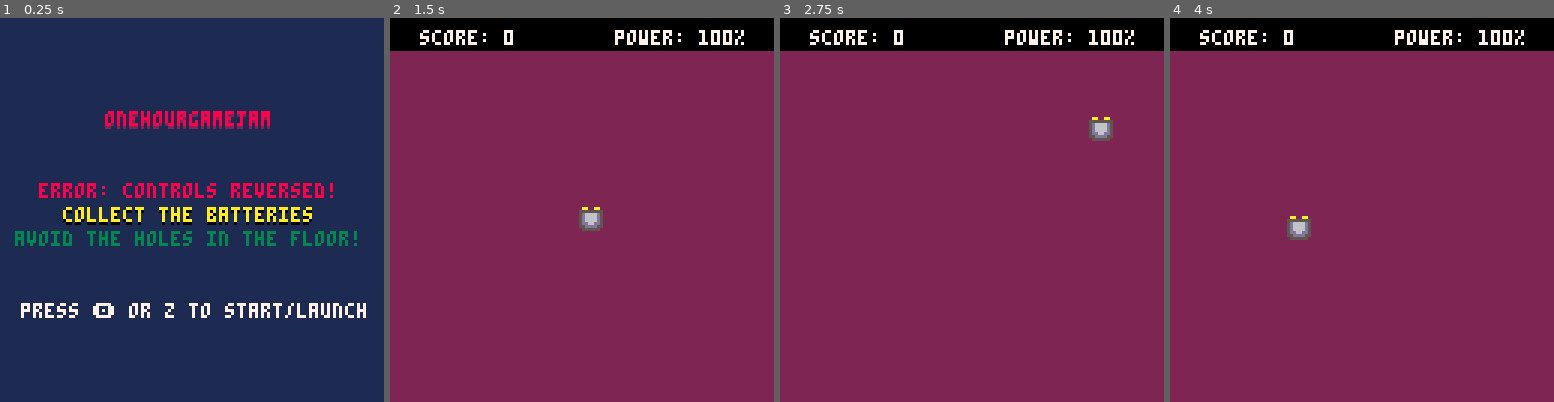
Above: before the commit, frames 1-4 (left to right).
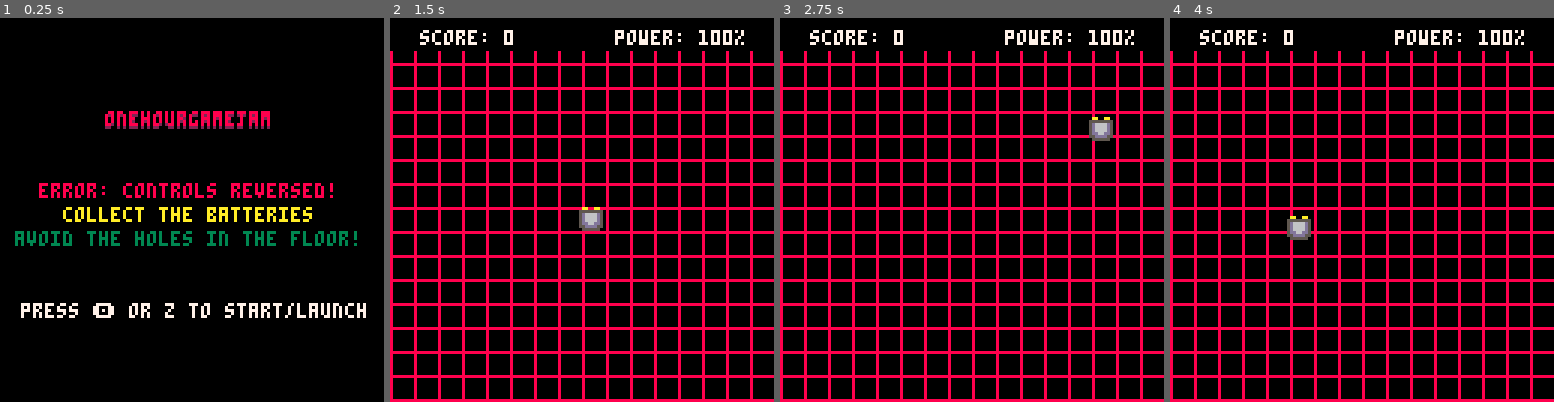
Above: after the commit, the same moments.

Repository: ojdon/1hgj-71-faulty-robot
Game: PICO-8 cartridge reversed.p8
The game is run twice, just before and just after one commit, with the same random seed, the same clock (stepped at 60 frames per second) and the same inputs.
Inputs:
- Up to frame 1 (0.25 s): no input
- Up to frame 2 (1.5 s): tap O (Z key) at 0.33, 0.7, 1.43 s
- Up to frame 3 (2.75 s): hold Left 1.97-2.37 s; tap O (Z key) at 2.22 s; hold Down from 2.42 s (still down)
- Up to frame 4 (4 s): release Down at 2.82 s; hold Right 2.87-3.53 s; tap O (Z key) at 3.1, 3.98 s; hold Up from 3.58 s (still down)

The runs differ from the first frame. In frame 1, 93% of the frame differs, in the area x 0-100%, y 0-100%; in frame 2, 91%; in frame 3, 91%; in frame 4, 91%.

Commit message:
Background map added

Diff:
--- a/reversed.p8
+++ b/reversed.p8
@@ -78,7 +78,7 @@
 	hole.y = abs(flr(rnd(90))) + 30
 	hole.w = 15
 	hole.h = 15
-	if(iscolliding(hole, player)) then
+	if(iscolliding(hole,			 player)) then
 		spawnhole()
 	else
 		return hole
@@ -167,7 +167,9 @@
 	local squaretxt2 = "avoid the holes in the floor!"
 	local starttxt = "press 🅾️ or z to start/launch"
 
-	rectfill(0,0,screenwidth, screenheight, 1)
+
+	rectfill(0,0,screenwidth, screenheight, 0)
+
 	-- logo
 	print(titletxt, hcenter(titletxt), screenheight/4+1, 2)
 	print(titletxt, hcenter(titletxt), screenheight/4, 8)
@@ -182,7 +184,8 @@
 end
 
 function gamedraw()
-	rectfill(0,0,screenwidth, screenheight, 2)
+	rectfill(0,0,screenwidth, screenheight, 0)
+	mapdraw(0, 0, 0, 0, 127, 1277)
 	rectfill(0,0,screenwidth, 10, 0)
 	print("score: " .. score, 10, 4, 7)
 	print("power: " .. lives .. "%", 75, 4, status)
@@ -385,165 +388,165 @@
 0000010000000000000000000000000000000000000000000000000000000000000000000000000000000000000000000000000000000000000000000000000000000000000000000000000000000000000000000000000000000000000000000000000000000000000000000000000000000000000000000000000000000000
 0000000000000000000000000000000000000000000000000000000000000000000000000000000000000000000000000000000000000000000000000000000000000000000000000000000000000000000000000000000000000000000000000000000000000000000000000000000000000000000000000000000000000000
 __map__
-0202020202020202020202020000000000000000000000000000000000000000000000000000000000000000000000000000000000000000000000000000000000000000000000000000000000000000000000000000000000000000000000000000000000000000000000000000000000000000000000000000000000000000
-0200000000000000000000020000000000000000000000000000000000000000000000000000000000000000000000000000000000000000000000000000000000000000000000000000000000000000000000000000000000000000000000000000000000000000000000000000000000000000000000000000000000000000
-0200000000000000000000020000000000000000000000000000000000000000000000000000000000000000000000000000000000000000000000000000000000000000000000000000000000000000000000000000000000000000000000000000000000000000000000000000000000000000000000000000000000000000
-0200020200000002020000020000000000000000000000000000000000000000000000000000000000000000000000000000000000000000000000000000000000000000000000000000000000000000000000000000000000000000000000000000000000000000000000000000000000000000000000000000000000000000
-0200020200000002020000020000000000000000000000000000000000000000000000000000000000000000000000000000000000000000000000000000000000000000000000000000000000000000000000000000000000000000000000000000000000000000000000000000000000000000000000000000000000000000
-0200000000000000000000020000000000000000000000000000000000000000000000000000000000000000000000000000000000000000000000000000000000000000000000000000000000000000000000000000000000000000000000000000000000000000000000000000000000000000000000000000000000000000
-0200000000000000000000020000000000000000000000000000000000000000000000000000000000000000000000000000000000000000000000000000000000000000000000000000000000000000000000000000000000000000000000000000000000000000000000000000000000000000000000000000000000000000
-0200000000000000000000020000000000000000000000000000000000000000000000000000000000000000000000000000000000000000000000000000000000000000000000000000000000000000000000000000000000000000000000000000000000000000000000000000000000000000000000000000000000000000
-0202020202020202020202020000000000000000000000000000000000000000000000000000000000000000000000000000000000000000000000000000000000000000000000000000000000000000000000000000000000000000000000000000000000000000000000000000000000000000000000000000000000000000
-0000000000000000000000000000000000000000000000000000000000000000000000000000000000000000000000000000000000000000000000000000000000000000000000000000000000000000000000000000000000000000000000000000000000000000000000000000000000000000000000000000000000000000
-0000000000000000000000000000000000000000000000000000000000000000000000000000000000000000000000000000000000000000000000000000000000000000000000000000000000000000000000000000000000000000000000000000000000000000000000000000000000000000000000000000000000000000
-0000000000000000000000000000000000000000000000000000000000000000000000000000000000000000000000000000000000000000000000000000000000000000000000000000000000000000000000000000000000000000000000000000000000000000000000000000000000000000000000000000000000000000
-0000000000000000000000000000000000000000000000000000000000000000000000000000000000000000000000000000000000000000000000000000000000000000000000000000000000000000000000000000000000000000000000000000000000000000000000000000000000000000000000000000000000000000
-0000000000000000000000000000000000000000000000000000000000000000000000000000000000000000000000000000000000000000000000000000000000000000000000000000000000000000000000000000000000000000000000000000000000000000000000000000000000000000000000000000000000000000
-0000000000000000000000000000000000000000000000000000000000000000000000000000000000000000000000000000000000000000000000000000000000000000000000000000000000000000000000000000000000000000000000000000000000000000000000000000000000000000000000000000000000000000
-0000000000000000000000000000000000000000000000000000000000000000000000000000000000000000000000000000000000000000000000000000000000000000000000000000000000000000000000000000000000000000000000000000000000000000000000000000000000000000000000000000000000000000
-0000000000000000000000000000000000000000000000000000000000000000000000000000000000000000000000000000000000000000000000000000000000000000000000000000000000000000000000000000000000000000000000000000000000000000000000000000000000000000000000000000000000000000
-0000000000000000000000000000000000000000000000000000000000000000000000000000000000000000000000000000000000000000000000000000000000000000000000000000000000000000000000000000000000000000000000000000000000000000000000000000000000000000000000000000000000000000
-0000000000000000000000000000000000000000000000000000000000000000000000000000000000000000000000000000000000000000000000000000000000000000000000000000000000000000000000000000000000000000000000000000000000000000000000000000000000000000000000000000000000000000
-0000000000000000000000000000000000000000000000000000000000000000000000000000000000000000000000000000000000000000000000000000000000000000000000000000000000000000000000000000000000000000000000000000000000000000000000000000000000000000000000000000000000000000
-0000000000000000000000000000000000000000000000000000000000000000000000000000000000000000000000000000000000000000000000000000000000000000000000000000000000000000000000000000000000000000000000000000000000000000000000000000000000000000000000000000000000000000
-0000000000000000000000000000000000000000000000000000000000000000000000000000000000000000000000000000000000000000000000000000000000000000000000000000000000000000000000000000000000000000000000000000000000000000000000000000000000000000000000000000000000000000
-0000000000000000000000000000000000000000000000000000000000000000000000000000000000000000000000000000000000000000000000000000000000000000000000000000000000000000000000000000000000000000000000000000000000000000000000000000000000000000000000000000000000000000
-0000000000000000000000000000000000000000000000000000000000000000000000000000000000000000000000000000000000000000000000000000000000000000000000000000000000000000000000000000000000000000000000000000000000000000000000000000000000000000000000000000000000000000
-0000000000000000000000000000000000000000000000000000000000000000000000000000000000000000000000000000000000000000000000000000000000000000000000000000000000000000000000000000000000000000000000000000000000000000000000000000000000000000000000000000000000000000
-0000000000000000000000000000000000000000000000000000000000000000000000000000000000000000000000000000000000000000000000000000000000000000000000000000000000000000000000000000000000000000000000000000000000000000000000000000000000000000000000000000000000000000
-0000000000000000000000000000000000000000000000000000000000000000000000000000000000000000000000000000000000000000000000000000000000000000000000000000000000000000000000000000000000000000000000000000000000000000000000000000000000000000000000000000000000000000
-0000000000000000000000000000000000000000000000000000000000000000000000000000000000000000000000000000000000000000000000000000000000000000000000000000000000000000000000000000000000000000000000000000000000000000000000000000000000000000000000000000000000000000
-0000000000000000000000000000000000000000000000000000000000000000000000000000000000000000000000000000000000000000000000000000000000000000000000000000000000000000000000000000000000000000000000000000000000000000000000000000000000000000000000000000000000000000
-0000000000000000000000000000000000000000000000000000000000000000000000000000000000000000000000000000000000000000000000000000000000000000000000000000000000000000000000000000000000000000000000000000000000000000000000000000000000000000000000000000000000000000
-0000000000000000000000000000000000000000000000000000000000000000000000000000000000000000000000000000000000000000000000000000000000000000000000000000000000000000000000000000000000000000000000000000000000000000000000000000000000000000000000000000000000000000
-0000000000000000000000000000000000000000000000000000000000000000000000000000000000000000000000000000000000000000000000000000000000000000000000000000000000000000000000000000000000000000000000000000000000000000000000000000000000000000000000000000000000000000
-…(130 lines of a section not shown)…
+0a0a0a0a0a0a0a0a0a0a0a0a0a0a0a0a0a0a0a0a0a0a0a0a0a0a0a0a0a0a0a0a0a0a0a0a0a0a0a0a00000000000000000000000000000000000000000000000000000000000000000000000000000000000000000000000000000000000000000000000000000000000000000000000000000000000000000000000000000000
+0a0a0a0a0a0a0a0a0a0a0a0a0a0a0a0a0a0a0a0a0a0a0a0a0a0a0a0a0a0a0a0a0a0a0a0a0a0a0a0a00000000000000000000000000000000000000000000000000000000000000000000000000000000000000000000000000000000000000000000000000000000000000000000000000000000000000000000000000000000
+0a0a0a0a0a0a0a0a0a0a0a0a0a0a0a0a0a0a0a0a0a0a0a0a0a0a0a0a0a0a0a0a0a0a0a0a0a0a0a0a00000000000000000000000000000000000000000000000000000000000000000000000000000000000000000000000000000000000000000000000000000000000000000000000000000000000000000000000000000000
+0a0a0a0a0a0a0a0a0a0a0a0a0a0a0a0a0a0a0a0a0a0a0a0a0a0a0a0a0a0a0a0a0a0a0a0a0a0a0a0a00000000000000000000000000000000000000000000000000000000000000000000000000000000000000000000000000000000000000000000000000000000000000000000000000000000000000000000000000000000
+0a0a0a0a0a0a0a0a0a0a0a0a0a0a0a0a0a0a0a0a0a0a0a0a0a0a0a0a0a0a0a0a0a0a0a0a0a0a0a0a00000000000000000000000000000000000000000000000000000000000000000000000000000000000000000000000000000000000000000000000000000000000000000000000000000000000000000000000000000000
+0a0a0a0a0a0a0a0a0a0a0a0a0a0a0a0a0a0a0a0a0a0a0a0a0a0a0a0a0a0a0a0a0a0a0a0a0a0a0a0a00000000000000000000000000000000000000000000000000000000000000000000000000000000000000000000000000000000000000000000000000000000000000000000000000000000000000000000000000000000
+0a0a0a0a0a0a0a0a0a0a0a0a0a0a0a0a0a0a0a0a0a0a0a0a0a0a0a0a0a0a0a0a0a0a0a0a0a0a0a0a00000000000000000000000000000000000000000000000000000000000000000000000000000000000000000000000000000000000000000000000000000000000000000000000000000000000000000000000000000000
+0a0a0a0a0a0a0a0a0a0a0a0a0a0a0a0a0a0a0a0a0a0a0a0a0a0a0a0a0a0a0a0a0a0a0a0a0a0a0a0a00000000000000000000000000000000000000000000000000000000000000000000000000000000000000000000000000000000000000000000000000000000000000000000000000000000000000000000000000000000
+0a0a0a0a0a0a0a0a0a0a0a0a0a0a0a0a0a0a0a0a0a0a0a0a0a0a0a0a0a0a0a0a0a0a0a0a0a0a0a0a00000000000000000000000000000000000000000000000000000000000000000000000000000000000000000000000000000000000000000000000000000000000000000000000000000000000000000000000000000000
+0a0a0a0a0a0a0a0a0a0a0a0a0a0a0a0a0a0a0a0a0a0a0a0a0a0a0a0a0a0a0a0a0a0a0a0a0a0a0a0a00000000000000000000000000000000000000000000000000000000000000000000000000000000000000000000000000000000000000000000000000000000000000000000000000000000000000000000000000000000
+0a0a0a0a0a0a0a0a0a0a0a0a0a0a0a0a0a0a0a0a0a0a0a0a0a0a0a0a0a0a0a0a0a0a0a0a0a0a0a0a00000000000000000000000000000000000000000000000000000000000000000000000000000000000000000000000000000000000000000000000000000000000000000000000000000000000000000000000000000000
+0a0a0a0a0a0a0a0a0a0a0a0a0a0a0a0a0a0a0a0a0a0a0a0a0a0a0a0a0a0a0a0a0a0a0a0a0a0a0a0a00000000000000000000000000000000000000000000000000000000000000000000000000000000000000000000000000000000000000000000000000000000000000000000000000000000000000000000000000000000
+0a0a0a0a0a0a0a0a0a0a0a0a0a0a0a0a0a0a0a0a0a0a0a0a0a0a0a0a0a0a0a0a0a0a0a0a0a0a0a0a00000000000000000000000000000000000000000000000000000000000000000000000000000000000000000000000000000000000000000000000000000000000000000000000000000000000000000000000000000000
+0a0a0a0a0a0a0a0a0a0a0a0a0a0a0a0a0a0a0a0a0a0a00000000000000000000000000000000000000000000000000000000000000000000000000000000000000000000000000000000000000000000000000000000000000000000000000000000000000000000000000000000000000000000000000000000000000000000
+0a0a0a0a0a0a0a0a0a0a0a0a0a0a0a0a0a0a0a0a0a0a00000000000000000000000000000000000000000000000000000000000000000000000000000000000000000000000000000000000000000000000000000000000000000000000000000000000000000000000000000000000000000000000000000000000000000000
+0a0a0a0a0a0a0a0a0a0a0a0a0a0a0a0a0a0a0a0a0a0a0a0a0a0a0a0a0a0a0a0a0a0a0a0a0a0a0a0a0a0a0a0a0a0a0a0a0a0a0a0a0a0a0a0a0a0a0a0a0a0a0a0a00000000000000000000000000000000000000000000000000000000000000000000000000000000000000000000000000000000000000000000000000000000
+0a0a0a0a0a0a0a0a0a0a0a0a0a0a0a0a0a0a0a0a0a0a0a0a0a0a0a0a0a0a0a0a0a0a0a0a0a0a0a0a0a0a0a0a0a0a0a0a0a0a0a0a0a0a0a0a0a0a0a0a0a0a0a0a00000000000000000000000000000000000000000000000000000000000000000000000000000000000000000000000000000000000000000000000000000000
+0a0a0a0a0a0a0a0a0a0a0a0a0a0a0a0a0a0a0a0a0a0a0a0a0a0a0a0a0a0a0a0a0a0a0a0a0a0a0a0a0a0a0a0a0a0a0a0a0a0a0a0a0a0a0a0a0a0a0a0a0a0a0a0a00000000000000000000000000000000000000000000000000000000000000000000000000000000000000000000000000000000000000000000000000000000
+0a0a0a0a0a0a0a0a0a0a0a0a0a0a0a0a0a0a0a0a0a0a0a0a0a0a0a0a0a0a0a0a0a0a0a0a0a0a0a0a0a0a0a0a0a0a0a0a0a0a0a0a0a0a0a0a0a0a0a0a0a0a0a0a00000000000000000000000000000000000000000000000000000000000000000000000000000000000000000000000000000000000000000000000000000000
+0a0a0a0a0a0a0a0a0a0a0a0a0a0a0a0a0a0a0a0a0a0a0a0a0a0a0a0a0a0a0a0a0a0a0a0a0a0a0a0a0a0a0a0a0a0a0a0a0a0a0a0a0a0a0a0a0a0a0a0a0a0a0a0a00000000000000000000000000000000000000000000000000000000000000000000000000000000000000000000000000000000000000000000000000000000
+0a0a0a0a0a0a0a0a0a0a0a0a0a0a0a0a0a0a0a0a0a0a0a0a0a0a0a0a0a0a0a0a0a0a0a0a0a0a0a0a0a0a0a0a0a0a0a0a0a0a0a0a0a0a0a0a0a0a0a0a0a0a0a0a00000000000000000000000000000000000000000000000000000000000000000000000000000000000000000000000000000000000000000000000000000000
+0a0a0a0a0a0a0a0a0a0a0a0a0a0a0a0a0a0a0a0a0a0a0a0a0a0a0a0a0a0a0a0a0a0a0a0a0a0a0a0a0a0a0a0a0a0a0a0a0a0a0a0a0a0a0a0a0a0a0a0a0a0a0a0a00000000000000000000000000000000000000000000000000000000000000000000000000000000000000000000000000000000000000000000000000000000
+0a0a0a0a0a0a0a0a0a0a0a0a0a0a0a0a0a0a0a0a0a0a0a0a0a0a0a0a0a0a0a0a0a0a0a0a0a0a0a0a0a0a0a0a0a0a0a0a0a0a0a0a0a0a0a0a0a0a0a0a0a0a0a0a00000000000000000000000000000000000000000000000000000000000000000000000000000000000000000000000000000000000000000000000000000000
+0a0a0a0a0a0a0a0a0a0a0a0a0a0a0a0a0a0a0a0a0a0a0a0a0a0a0a0a0a0a0a0a0a0a0a0a0a0a0a0a0a0a0a0a0a0a0a0a0a0a0a0a0a0a0a0a0a0a0a0a0a0a0a0a00000000000000000000000000000000000000000000000000000000000000000000000000000000000000000000000000000000000000000000000000000000
+0a0a0a0a0a0a0a0a0a0a0a0a0a0a0a0a0a0a0a0a0a0a0a0a0a0a0a0a0a0a0a0a0a0a0a0a0a0a0a0a0a0a0a0a0a0a0a0a0a0a0a0a0a0a0a0a0a0a0a0a0a0a0a0a00000000000000000000000000000000000000000000000000000000000000000000000000000000000000000000000000000000000000000000000000000000
+0a0a0a0a0a0a0a0a0a0a0a0a0a0a0a0a0a0a0a0a0a0a0a0a0a0a0a0a0a0a0a0a0a0a0a0a0a0a0a0a0a0a0a0a0a0a0a0a0a0a0a0a0a0a0a0a0a0a0a0a0a0a0a0a00000000000000000000000000000000000000000000000000000000000000000000000000000000000000000000000000000000000000000000000000000000
+0a0a0a0a0a0a0a0a0a0a0a0a0a0a0a0a0a0a0a0a0a0a0a0a0a0a0a0a0a0a0a0a0a0a0a0a0a0a0a0a0a0a0a0a0a0a0a0a0a0a0a0a0a0a0a0a0a0a0a0a0a0a0a0a00000000000000000000000000000000000000000000000000000000000000000000000000000000000000000000000000000000000000000000000000000000
+0a0a0a0a0a0a0a0a0a0a0a0a0a0a0a0a0a0a0a0a0a0a0a0a0a0a0a0a0a0a0a0a0a0a0a0a0a0a0a0a0a0a0a0a0a0a0a0a0a0a0a0a0a0a0a0a0a0a0a0a0a0a0a0a00000000000000000000000000000000000000000000000000000000000000000000000000000000000000000000000000000000000000000000000000000000
+0a0a0a0a0a0a0a0a0a0a0a0a0a0a0a0a0a0a0a0a0a0a0a0a0a0a0a0a0a0a0a0a0a0a0a0a0a0a0a0a0a0a0a0a0a0a0a0a0a0a0a0a0a0a0a0a0a0a0a0a0a0a0a0a00000000000000000000000000000000000000000000000000000000000000000000000000000000000000000000000000000000000000000000000000000000
+0a0a0a0a0a0a0a0a0a0a0a0a0a0a0a0a0a0a0a0a0a0a0a0a0a0a0a0a0a0a0a0a0a0a0a0a0a0a0a0a0a0a0a0a0a0a0a0a0a0a0a0a0a0a0a0a0a0a0a0a0a0a0a0a00000000000000000000000000000000000000000000000000000000000000000000000000000000000000000000000000000000000000000000000000000000
+0a0a0a0a0a0a0a0a0a0a0a0a0a0a0a0a0a0a0a0a0a0a0a0a0a0a0a0a0a0a0a0a0a0a0a0a0a0a0a0a0a0a0a0a0a0a0a0a0a0a0a0a0a0a0a0a0a0a0a0a0a0a0a0a00000000000000000000000000000000000000000000000000000000000000000000000000000000000000000000000000000000000000000000000000000000
+0a0a0a0a0a0a0a0a0a0a0a0a0a0a0a0a0a0a0a0a0a0a0a0a0a0a0a0a0a0a0a0a0a0a0a0a0a0a0a0a0a0a0a0a0a0a0a0a0a0a0a0a0a0a0a0a0a0a0a0a0a0a0a0a00000000000000000000000000000000000000000000000000000000000000000000000000000000000000000000000000000000000000000000000000000000
+…(130 lines of a section not shown)…
Not shown, changed: 25 lines of the sprite sheet (__gfx__) section of reversed.p8
Not shown, changed: index.js
Not shown, changed: reversed.p8.png
